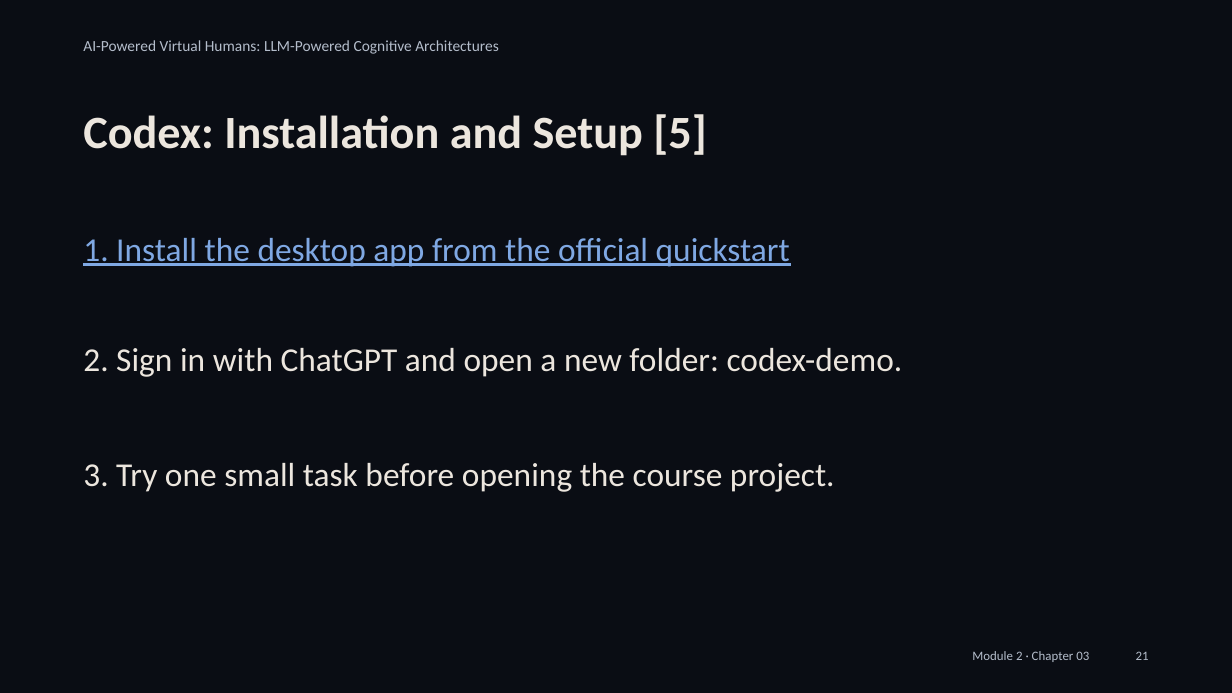
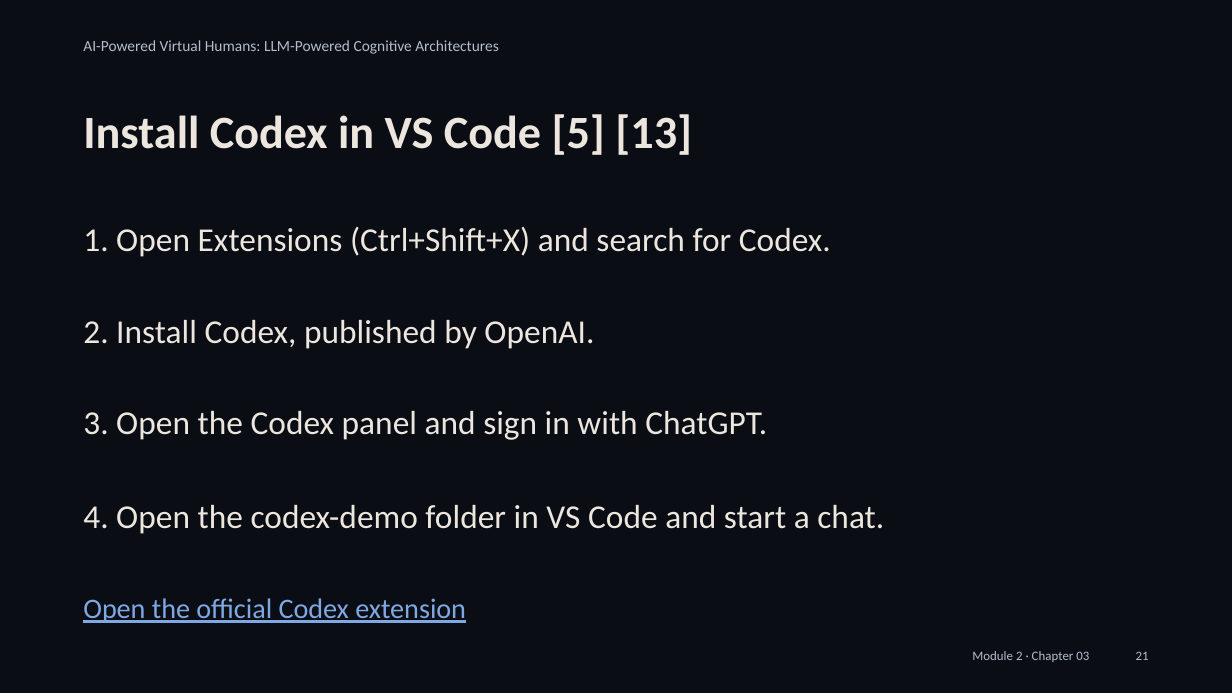
Before and after one commit to alessandropec/virtual-humans-cognitive-architectures, a slide deck: slide 21 of virtual_human_course/Module_2/Chapter_03/Slides/Module_2_Chapter_03_Integration_with_the_Virtual_Human.pptx. Drawn at 1232x693 pixels with LibreOffice and Linux fonts; fonts in the diff are those of the drawing. Boxes give left, top, right and bottom in pixels: in the first picture for what was removed or moved away, otherwise in the second. Text is boxed around its words. In the diff, an @@ line names an element or a change of style, - is before the commit and + after.

Commit message:
Present coding agents with logos and install Codex through VS Code

```diff
--- a/virtual_human_course/Module_2/Chapter_03/Slides/Module_2_Chapter_03_Integration_with_the_Virtual_Human.pptx
+++ b/virtual_human_course/Module_2/Chapter_03/Slides/Module_2_Chapter_03_Integration_with_the_Virtual_Human.pptx
@@ text at (83, 114, 692, 155): text changed @@
-Codex: Installation and Setup [5]
+Install Codex in VS Code [5] [13]
@@ text removed at (83, 238, 790, 267) @@
-1. Install the desktop app from the official quickstart
@@ text added at (83, 227, 831, 257), 19.5 pt, text #ECE6DE @@
+1. Open Extensions (Ctrl+Shift+X) and search for Codex.
@@ text added at (83, 320, 594, 349), 19.5 pt, text #ECE6DE @@
+2. Install Codex, published by OpenAI.
@@ text at (83, 411, 767, 440): text changed @@
-2. Sign in with ChatGPT and open a new folder: codex-demo.
+3. Open the Codex panel and sign in with ChatGPT.
@@ text removed at (83, 463, 835, 492) @@
-3. Try one small task before opening the course project.
@@ text added at (83, 505, 884, 534), 19.5 pt, text #ECE6DE @@
+4. Open the codex-demo folder in VS Code and start a chat.
@@ text added at (83, 598, 466, 623), 16.5 pt, text #7FA8E3, underline @@
+Open the official Codex extension
```
Also in this commit, not shown: 3 other slides changed, 2 other files.
